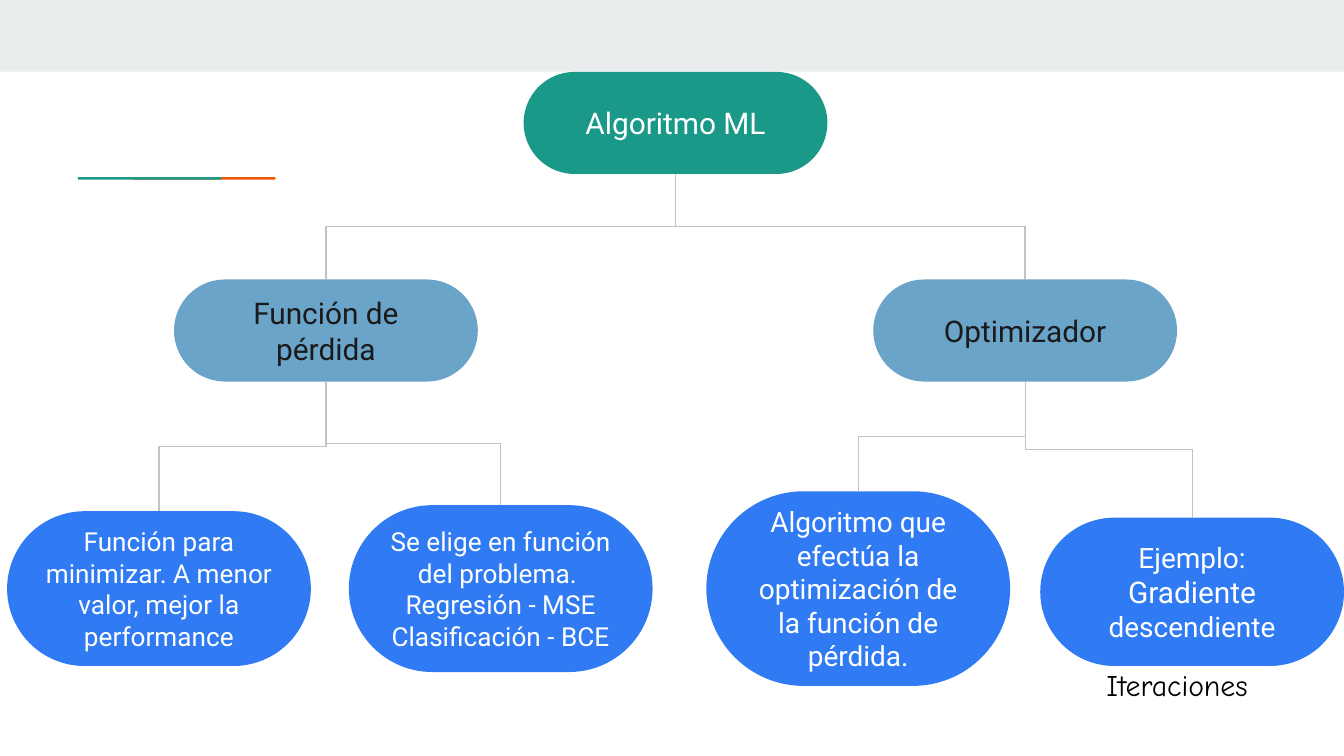
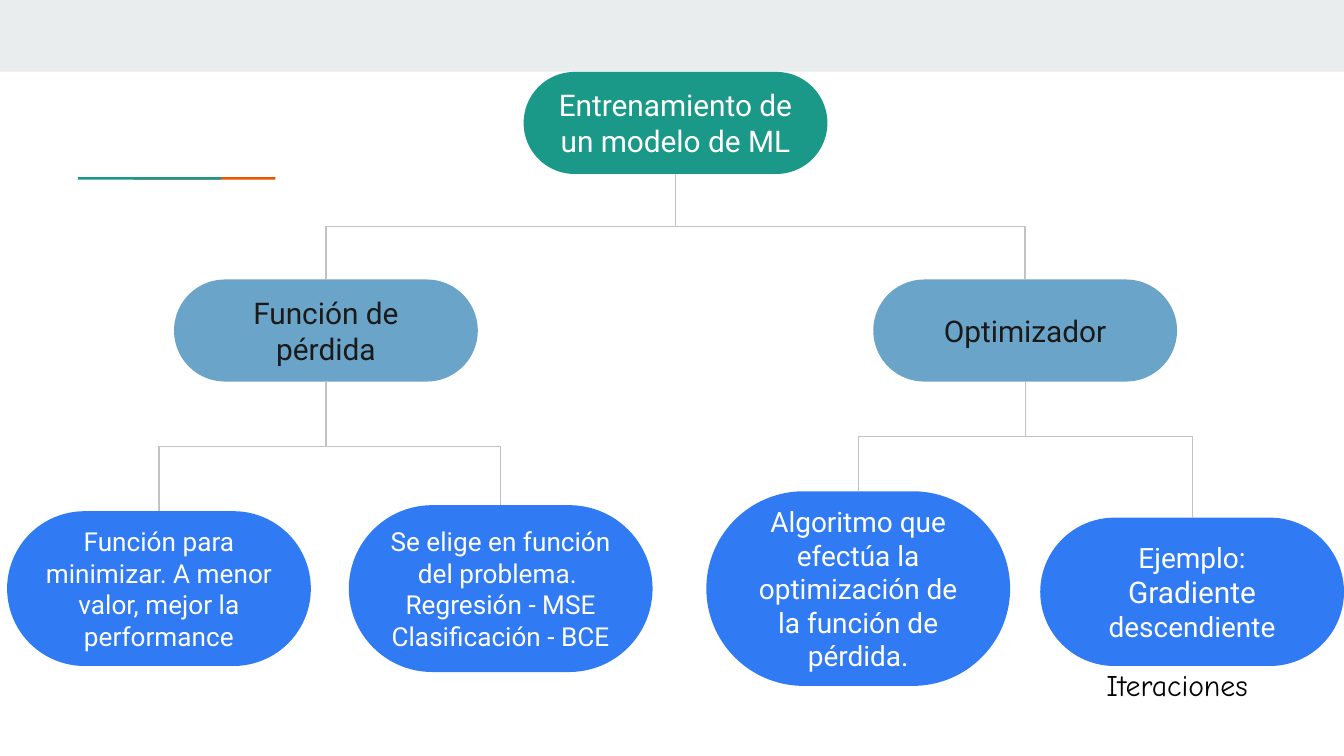
Before and after one commit to MaxiFrank7/Facultad, a slide deck: slide 27 of TUIA_Segundo/2Cuatrimestre/4C_MachineLearning/Unidad 1_ Introducción a Aprendizaje Automático/Clase 1 - Introducción AA1.pptx. Drawn at 1344x756 pixels with LibreOffice and Linux fonts; fonts in the diff are those of the drawing. Boxes give left, top, right and bottom in pixels: in the first picture for what was removed or moved away, otherwise in the second. Text is boxed around its words. In the diff, an @@ line names an element or a change of style, - is before the commit and + after.

```diff
--- a/TUIA_Segundo/2Cuatrimestre/4C_MachineLearning/Unidad 1_ Introducción a Aprendizaje Automático/Clase 1 - Introducción AA1.pptx
+++ b/TUIA_Segundo/2Cuatrimestre/4C_MachineLearning/Unidad 1_ Introducción a Aprendizaje Automático/Clase 1 - Introducción AA1.pptx
@@ text in rounded rectangle at [559, 93, 792, 153]: text changed @@
-Algoritmo ML
+Entrenamiento de un modelo de ML
@@ elbow line (325, 382) - (501, 505): route changed @@
@@ elbow line (1025, 382) - (1192, 517): route changed @@
```
Also in this commit, not shown: 3 other slides changed, 2 slides added, 1 slide removed, 53 other files.
